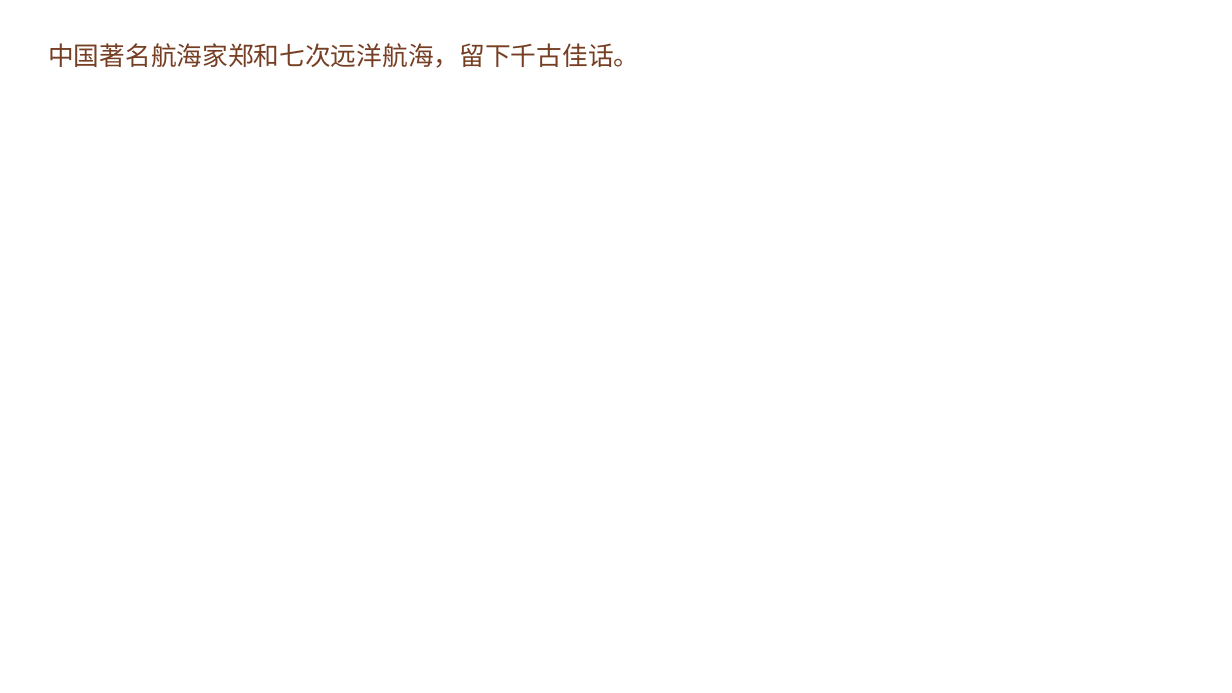
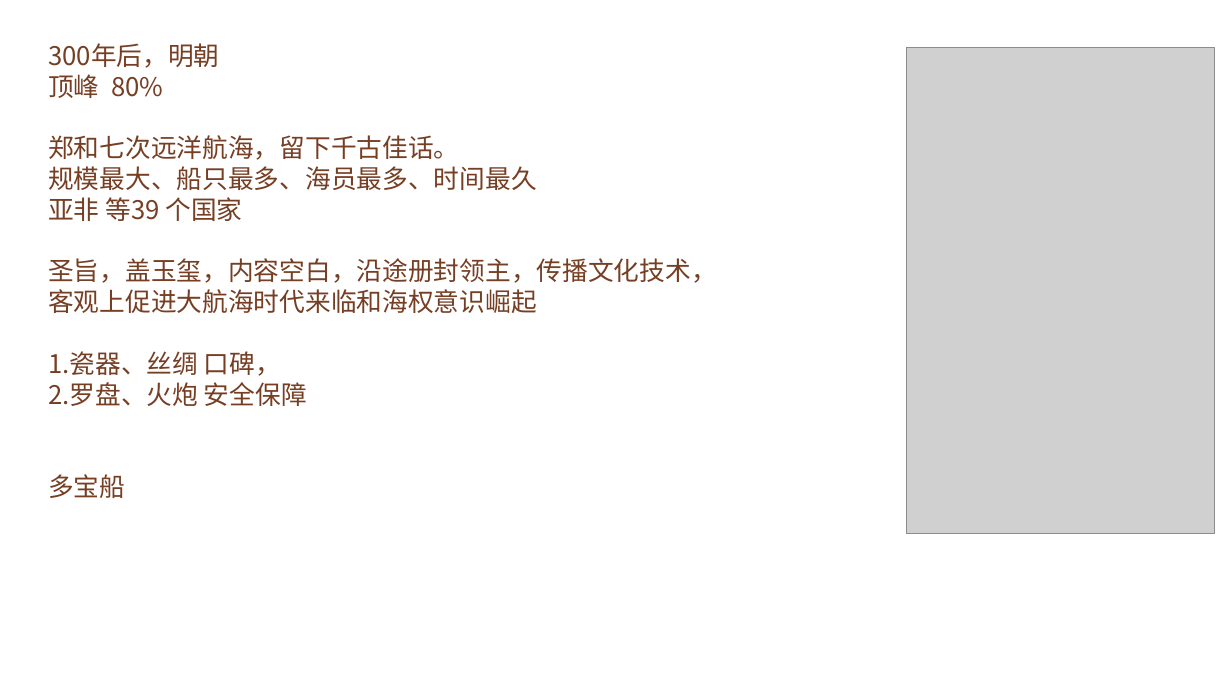
Before and after one commit to FredJiangFei/freetalk, a slide deck: slide 25 of 一带一路/一带一路 - 1.pptx (slide 23 before the commit). Drawn at 1232x693 pixels with LibreOffice and Linux fonts; fonts in the diff are those of the drawing; grey boxes stand for pictures; background and template pictures are left out. Boxes give left, top, right and bottom in pixels: in the first picture for what was removed or moved away, otherwise in the second. Text is boxed around its words. In the diff, an @@ line names an element or a change of style, - is before the commit and + after.

```diff
--- a/一带一路/一带一路 - 1.pptx
+++ b/一带一路/一带一路 - 1.pptx
@@ text at [48,43,717,498]: text changed @@
-中国著名航海家郑和七次远洋航海，留下千古佳话。
+300年后，明朝
+顶峰 80%
+郑和七次远洋航海，留下千古佳话。
+规模最大、船只最多、海员最多、时间最久
+亚非 等39 个国家
+圣旨，盖玉玺，内容空白，沿途册封领主，传播文化技术，
+客观上促进大航海时代来临和海权意识崛起
+1.瓷器、丝绸 口碑，
+2.罗盘、火炮 安全保障
+多宝船
@@ picture added at [907,48,1215,534] @@
```
Also in this commit, not shown: 3 other slides changed, 7 slides added, 2 slides removed.
